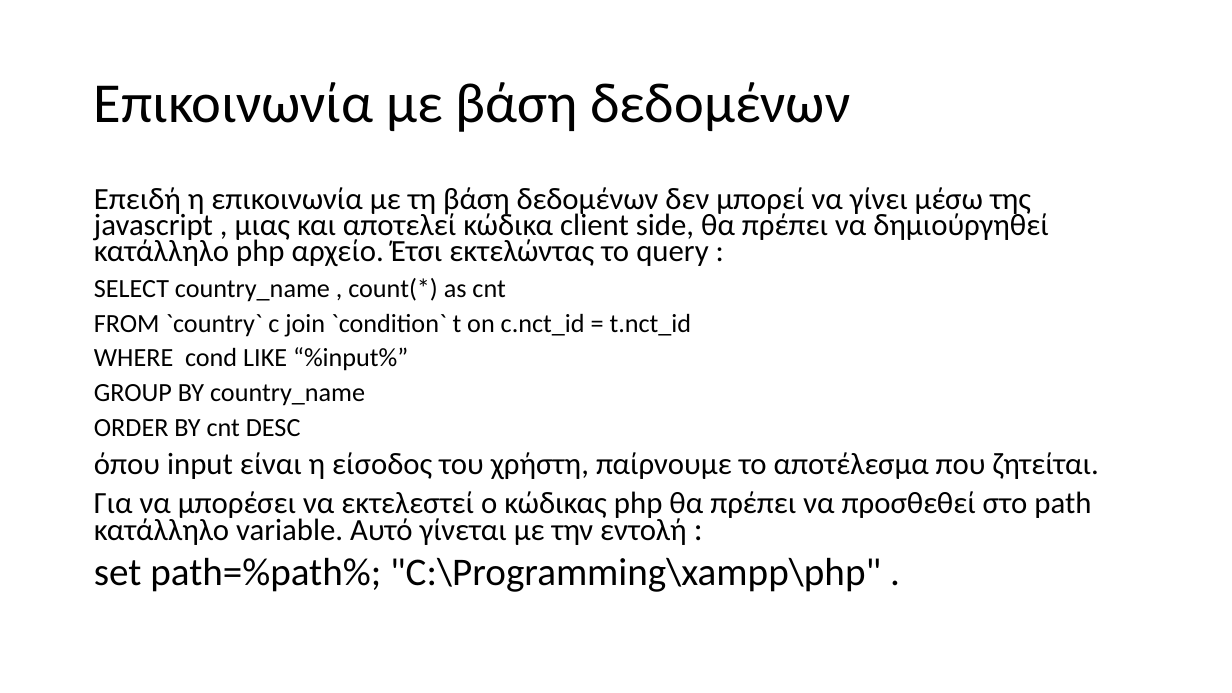
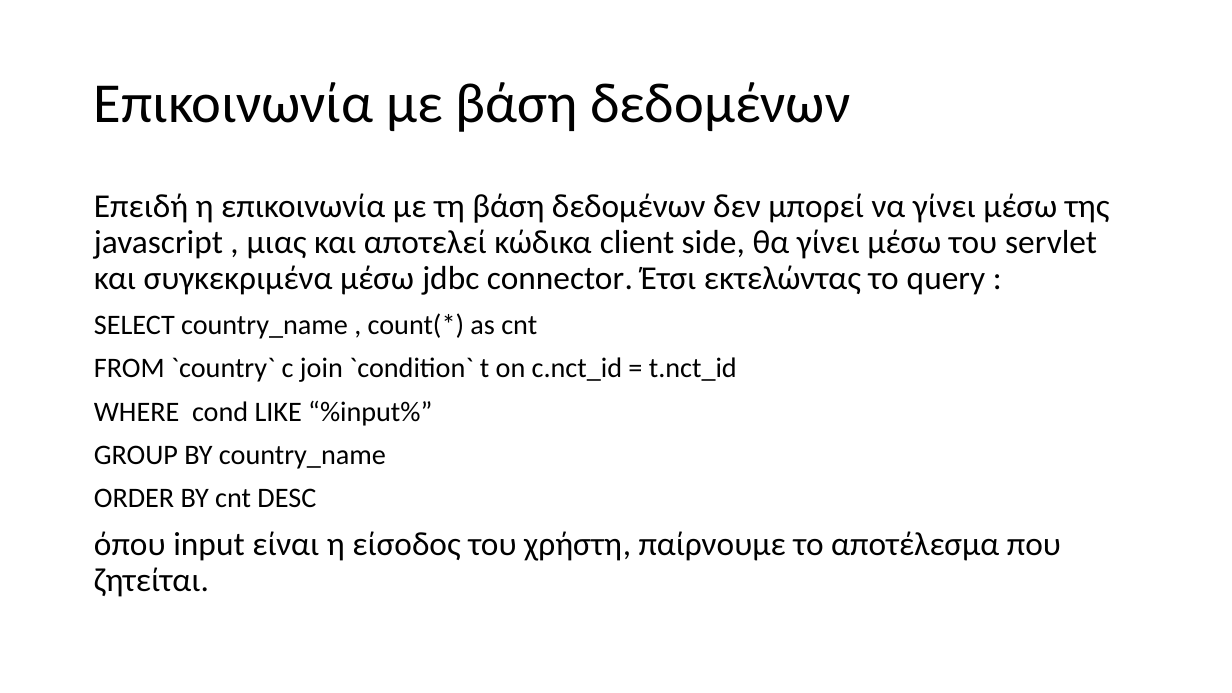
Before and after one commit to el17408/appathon-project, a slide deck: slide 5 of documentation/IaA_Project_Ρούσσης_Δημήτριος_el17408.pptx. Drawn at 1232x693 pixels with LibreOffice and Linux fonts; fonts in the diff are those of the drawing. Boxes give left, top, right and bottom in pixels: in the first picture for what was removed or moved away, otherwise in the second. Text is boxed around its words. In the diff, an @@ line names an element or a change of style, - is before the commit and + after.

```diff
--- a/documentation/IaA_Project_Ρούσσης_Δημήτριος_el17408.pptx
+++ b/documentation/IaA_Project_Ρούσσης_Δημήτριος_el17408.pptx
@@ text at box(94, 193, 1110, 295): text changed; size 24.1 to 26 pt @@
-Επειδή η επικοινωνία με τη βάση δεδομένων δεν μπορεί να γίνει μέσω της javascript , μιας και αποτελεί κώδικα client side, θα πρέπει να δημιούργηθεί κατάλληλο php αρχείο. Έτσι εκτελώντας το query :
+Επειδή η επικοινωνία με τη βάση δεδομένων δεν μπορεί να γίνει μέσω της javascript , μιας και αποτελεί κώδικα client side, θα γίνει μέσω του servlet και συγκεκριμένα μέσω jdbc connector. Έτσι εκτελώντας το query :
@@ text at box(94, 313, 1061, 597): size 20.4 to 22 pt in "SELECT country_name , count(*) as cnt", "FROM `country` c join `condition` t on ...", "WHERE cond LIKE “%input%”", "GROUP BY country_name" and 1 more places; size 24.1 to 26 pt in "όπου input είναι η είσοδος του χρήστη, ..."; line spacing 0.7 to 0.9 @@
@@ text at box(94, 491, 1091, 592): paragraphs removed @@
-Για να μπορέσει να εκτελεστεί ο κώδικας php θα πρέπει να προσθεθεί στο path κατάλληλο variable. Αυτό γίνεται με την εντολή :
-set path=%path%; "C:\Programming\xampp\php" .
```
Also in this commit, not shown: 5 other slides changed, 1 slide removed, 1 other file.
